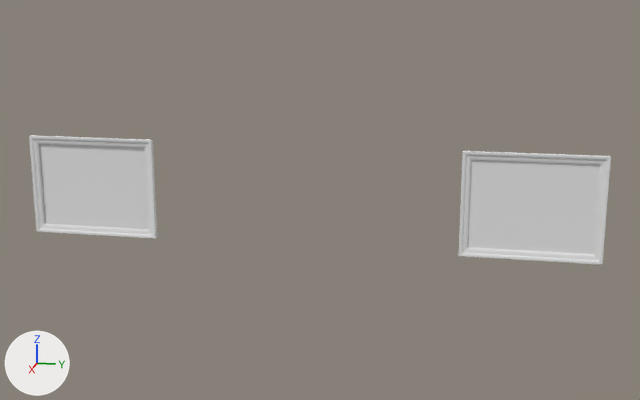
The OBJ model assets/Meshes/fancy_picture_frame_01_1k.obj as it was, and as the next commit left it.
Camera for both pictures: a camera (50 mm lens) standing at (0.322, 0.833, 2.929) and looking at (-3.453, 0.078, 1.986). Lighting does not change. The marker at lower left points along +X, +Y and +Z. The picture after the commit comes second. Where no turn or scale is listed for an object, it has been applied to the vertices.

Before the edit, the objects in view are built like this:
```python
me_fancy_picture_frame_01 = bpy.data.meshes.new('fancy_picture_frame_01')
me_fancy_picture_frame_01.from_pydata(...)  # 481 vertices, 936 faces; spans x -3.451..-3.431, y 0.698..1.302, z 1.768..2.232
me_fancy_picture_frame_01.materials.append(mat_fancy_picture_frame_01)  # white #e7e7e7
me_fancy_picture_frame_01_001 = bpy.data.meshes.new('fancy_picture_frame_01.001')
me_fancy_picture_frame_01_001.from_pydata(...)  # 481 vertices, 936 faces; spans x -3.451..-3.431, y -1.302..-0.698, z 1.768..2.232
me_fancy_picture_frame_01_001.materials.append(mat_fancy_picture_frame_01_001)  # white #e7e7e7
me_fancy_picture_frame_01_canvas = bpy.data.meshes.new('fancy_picture_frame_01_canvas')
me_fancy_picture_frame_01_canvas.from_pydata([(-3.446, 1.269, 2.199), (-3.446, 0.73, 2.199), (-3.446, 1.269, 1.799), (-3.446, 0.73, 1.799)], [], [(1, 2, 0), (1, 3, 2)])
me_fancy_picture_frame_01_canvas.materials.append(mat_fancy_picture_frame_01_canvas)  # white #e7e7e7
ob_fancy_picture_frame_01 = bpy.data.objects.new('fancy_picture_frame_01', me_fancy_picture_frame_01)
ob_fancy_picture_frame_01.location = (0.0, 0.0, 0.0)
ob_fancy_picture_frame_01_001 = bpy.data.objects.new('fancy_picture_frame_01.001', me_fancy_picture_frame_01_001)
ob_fancy_picture_frame_01_001.location = (0.0, 0.0, 0.0)
ob_fancy_picture_frame_01_canvas = bpy.data.objects.new('fancy_picture_frame_01_canvas', me_fancy_picture_frame_01_canvas)
ob_fancy_picture_frame_01_canvas.location = (0.0, 0.0, 0.0)
```
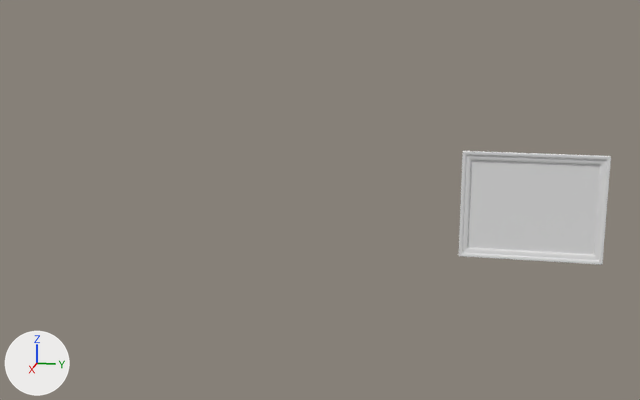
The newer file is also turned or shifted as a whole; pictures and numbers use the older file's frame.

Location of each change, [x1, y1, x2, y2] in pixels of the pictures (640 x 400 px):
'fancy_picture_frame_01.001', deleted: before [29, 135, 157, 239]

The change, as a diff of the scene's bpy script:
```diff
--- a/assets/Meshes/fancy_picture_frame_01_1k.obj.py
+++ b/assets/Meshes/fancy_picture_frame_01_1k.obj.py
@@ ob_fancy_picture_frame_01_001 @@
-ob_fancy_picture_frame_01_001 = bpy.data.objects.new('fancy_picture_frame_01.001', me_fancy_picture_frame_01_001)
-ob_fancy_picture_frame_01_001.location = (0.0, 0.0, 0.0)
```
